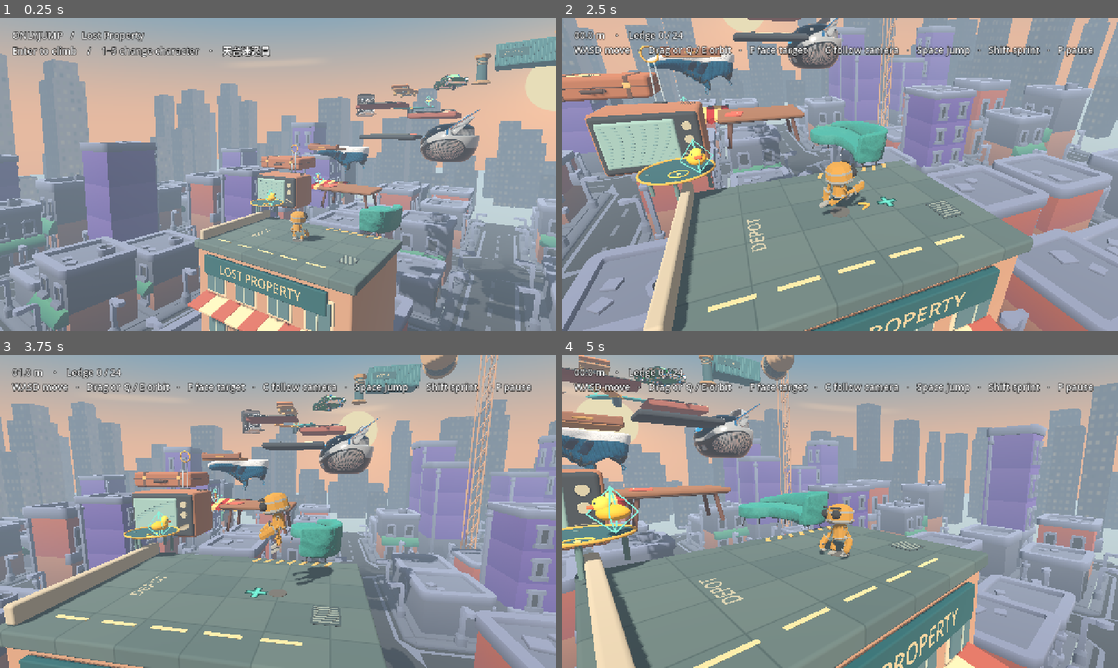
Above: before the commit, frames 1-4 (two rows, left to right).
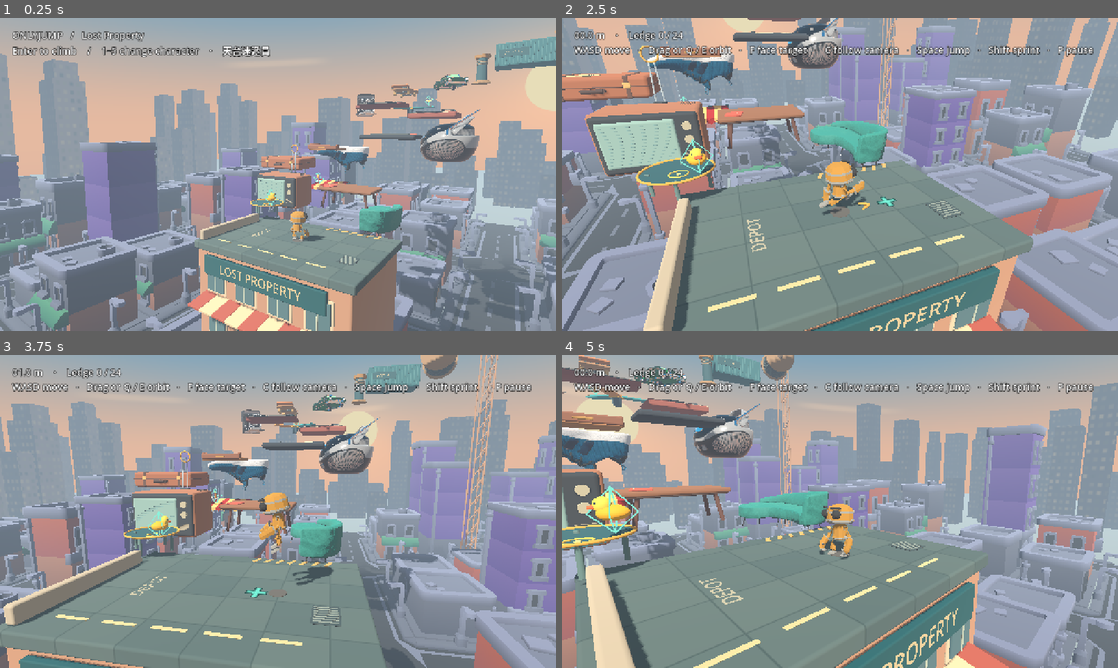
Above: after the commit, the same moments.

Repository: penny323mo/OnlyJump
Game: Godot game, scene res://game/summit.tscn
Two runs of this game, one before a commit and one after it. Both use one fixed random seed, a clock stepped at 60 frames per second and the inputs below.
Inputs (mouse positions are in pixels of both pictures, inside the frame that each line leads up to):
- Up to frame 1 (0.25 s): no input
- Up to frame 2 (2.5 s): tap Enter at 0.5, 2.1 s; move the mouse to (962, 158) at 0.52 s; hold D 0.53-1.25 s; hold Shift 0.53-1.25 s; click (962, 158) at 0.67 s; tap Space at 0.77 s; drag from (728, 190) to (812, 237) at 1.27 s; move the mouse to (895, 105) at 2.02 s; hold D from 2.03 s (still down); hold Shift from 2.03 s (still down)
- Up to frame 3 (3.75 s): release D at 2.75 s; release Shift at 2.75 s; drag from (250, 574) to (111, 464) at 2.77 s; tap Space at 3.5 s; move the mouse to (444, 558) at 3.52 s; hold A from 3.53 s (still down); hold Shift from 3.53 s (still down); tap 5 at 3.6 s
- Up to frame 4 (5 s): tap Space at 3.77 s; release A at 4.25 s; release Shift at 4.25 s; drag from (673, 464) to (756, 433) at 4.27 s

The runs differ from the first frame. In frame 1, less than 0.1% of the frame differs, in the area x 46-50%, y 58-65%; in frame 2, 0.2%; in frame 3, 0.1%; in frame 4, 0.2%, in the area x 0-12%, y 54-73%.

Commit message:
Let the trampoline and tilted spring compress under the climber

Diff:
--- a/game/ascent.gd
+++ b/game/ascent.gd
@@ -5,7 +5,7 @@
 const SKY_SHADER = preload("res://game/sky.gdshader")
 const CAMERA_REACH := 6.8
 const FULL_BODY_DISTANCE := 2.65
-const SOUNDS = [preload("res://audio/lift.wav"),preload("res://audio/land.wav"),preload("res://audio/summit.wav")]
+const SOUNDS = [preload("res://audio/lift.wav"),preload("res://audio/land.wav"),preload("res://audio/summit.wav"),preload("res://audio/spring.wav")]
 var art := Islands.new()
 var player := Climber.new()
 var camera := Camera3D.new()
@@ -268,9 +268,13 @@
 			elif key == KEY_R and phase == "paused":
 				start_run()
 
-func on_jump() -> void:
-	notice = ""
-	play_sound(0,1.05)
+func on_jump(from_spring: bool) -> void:
+	if from_spring:
+		notice="彈向"+art.stop_name(art.destination(ledge,false))
+		play_sound(3,.9 if ledge==Islands.Branches.BED else 1.12)
+	else:
+		notice=""
+		play_sound(0,1.05)
 
 func play_sound(id: int, pitch := 1.0) -> void:
 	if muted: return
@@ -295,7 +299,7 @@
 		Islands.Branches.POLE: notice="沿桿行到高端，再跳洗衣機"
 		Islands.Branches.LIFT: notice="搭到另一端，再跳晾衫架"
 		Islands.Branches.BOARD,Islands.Branches.DRAWER: notice="開始鬆脫，快跳！"
-		Islands.Branches.BED,Islands.Branches.COIL: notice="跳落細圈先會彈起"
+		Islands.Branches.BED,Islands.Branches.COIL: notice="" if player.spring_pad else "跳落細圈先會彈起"
 		Islands.Branches.SHEET: notice="被單接住咗你"
 		Islands.Branches.AWNING: notice="布篷接住咗你，跳返木茶几"
 	if index == Islands.ROUTE.size()-1:
@@ -546,7 +550,7 @@
 		if player.grab.active: message = "爬緊上去" if player.grab.climb_progress()>0 else "捉住邊沿"
 		var destination:="電視銅環" if aiming_at_aerial() else (art.stop_name(next) if next>=0 else "")
 		web.update(phase,height,best,art.stage(ledge),Islands.ROUTE.size()-1,sprint,elapsed,falls,player.jump_count,muted,mes …(299 unchanged characters)…
-		var show_pickups:=phase=="playing" and not player.grab.active and player.hook.time_left<=0 and not tracking_aerial()
+		var show_pickups:=phase=="playing" and not player.spring_pad and not player.grab.active and player.hook.time_left<=0 and not tracking_aerial()
 		var hint: Node3D=art.pickups.visible_hint(camera,player) if show_pickups else null
 		if hint:
 			var viewport_size:=get_viewport().get_visible_rect().size
--- a/game/branch_routes.gd
+++ b/game/branch_routes.gd
@@ -1,6 +1,7 @@
 extends RefCounted
 
 const Props = preload("res://game/props.gd")
+const SpringPad = preload("res://game/spring_pad.gd")
 const BED := 100
 const DRAWER := 101
 const POLE := 102
@@ -26,6 +27,7 @@
 const LIFT_END := Vector3(-8.20,18.20,-5.65)
 const DROP_AFTER := {DRAWER:1.6,BOARD:1.15}
 var bodies := {}
+var springs: Array[SpringPad] = []
 var timers := {}
 var clock := 0.0
 var fan_angle := 0.0
@@ -33,7 +35,9 @@
 func build(art: Props, main: Array) -> void:
 	for id: int in STOPS:
 		var b: StaticBody3D
-		if id in [FAN,LIFT]:
+		if id in [BED,COIL]:
+			b=SpringPad.new()
+		elif id in [FAN,LIFT]:
 			var lift := AnimatableBody3D.new()
 			lift.sync_to_physics=false
 			b=lift
@@ -46,9 +50,9 @@
 		b.position=STOPS[id][1]
 		match id:
 			BED,COIL:
-				b.set_meta("spring_target",main[STOPS[id][3]])
-				b.set_meta("spring_radius",.27 if id==BED else .215)
-				build_spring(art,b,id==BED)
+				var spring:=b as SpringPad
+				spring.build(art,main[STOPS[id][3]],id==BED)
+				springs.append(spring)
 			AWNING:
 				build_awning(art,b)
 			FAN:
@@ -149,49 +153,6 @@
 		art.tube(body,hinge,Vector3(x,-.055,DEPTH*.47),.034,"477777")
 		art.tube(body,hinge,Vector3(x,-.055,-DEPTH*.5),.034,"477777")
 
-func build_spring(art: Props, b: StaticBody3D, bed: bool) -> void:
-	var radius := .93 if bed else .52
-	var size: float = b.get_meta("spring_radius")
-	if bed:
-		# A shallow, dished membrane with a raised outer rim.
-		var cloth := SurfaceTool.new()
-		cloth.begin(Mesh.PRIMITIVE_TRIANGLES)
-		cloth.set_material(art.material("345f64"))
-		for i in 32:
-			var a:=Vector3(cos(i*TAU/32.),0,sin(i*TAU/32.))
-			var c:=Vector3(cos((i+1)*TAU/32.),0,sin((i+1)*TAU/32.))
-			for v: Vector3 in [Vector3.ZERO,a*size,c*size,a*size,a*radius+Vector3.UP*.14,c*radius+Vector3.UP*.14,a*size,c*radius+Vector3.UP*.14,c*size]:
-				cloth.set_normal(Vector3.UP)
-				cloth.add_vertex(v)
-		var mesh:=cloth.commit()
-		var skin:=MeshInstance3D.new()
-		skin.mesh=mesh
-		b.add_child(skin)
-		var hit:=CollisionShape3D.new()
-		hit.shape=mesh.create_trimesh_shape()
-		b.add_child(hit)
-		art.rim(b,Vector3.UP*.14,radius+.05,.073,"e9ac42")
-		for i in 4:
-			var d:=Vector3(cos(i*PI/2),0,sin(i*PI/2))*.75
-			art.tube(b,d+Vector3.UP*.11,d+Vector3.DOWN*.55,.055,"678782")
-	else:
-		# The crown is pitched; the bullseye is painted in its local plane.
-		b.rotation.x=deg_to_rad(-8)
-		var cap:=art.cone(b,Vector3.DOWN*.055,.11,radius,radius,"b4c8bf",32)
-		var cylinder:=CylinderShape3D.new()
-		cylinder.radius=radius
-		cylinder.height=.11
-		var hit:=CollisionShape3D.new()
-		hit.shape=cylinder
-		b.add_child(hit)
-		hit.position=cap.position
-		for i in 6:
-			var wire:=art.rim(b,Vector3.DOWN*(.18+i*.128),.35,.065,"c45b39")
-			wire.rotation.z=.095
-		art.box(b,Vector3.DOWN*.96,Vector3(.95,.16,.95),"5a6d6c")
-	art.rim(b,Vector3.UP*.012,size,.043,"ffc553")
-	art.cone(b,Vector3.UP*.012,.018,.063,.063,"fcdf87",16)
-
 func target(id: int) -> Vector3:
 	var body: StaticBody3D=bodies[id]
 	if id==FAN:
@@ -208,6 +169,7 @@
 	return body.position
 
 func reset() -> void:
+	for spring in springs: spring.reset()
 	clock=0
 	fan_angle=0
 	bodies[FAN].rotation.y=0
@@ -224,6 +186,7 @@
 	if DROP_AFTER.has(id) and not timers.has(id): timers[id]=0.
 
 func advance(delta: float) -> void:
+	for spring in springs: spring.advance(delta)
 	fan_angle=fmod(fan_angle+delta*.50,TAU)
 	bodies[FAN].rotation.y=fan_angle
 	clock=fmod(clock+delta,8.)
--- a/game/climber.gd
+++ b/game/climber.gd
@@ -1,5 +1,6 @@
 extends CharacterBody3D
 
+const SpringPad = preload("res://game/spring_pad.gd")
 const COURIER = preload("res://assets/character/courier.glb")
 const WALK_SPEED := 3.65
 const RUN_SPEED := 6.45
@@ -20,7 +21,7 @@
 var standing_platform: Node3D
 var local_foot := Vector3.ZERO
 var platform_yaw := 0.0
-var spring_impulse := Vector3.ZERO
+var spring_pad: SpringPad
 var ability := ""
 var ability_time := 0.0
 var jet_armed := false
@@ -49,7 +50,7 @@
 var foot_shadow: MeshInstance3D
 var heading := Node3D.new()
 signal landed(ledge: int)
-signal jumped()
+signal jumped(from_spring: bool)
 
 func build(art) -> void:
 	hook.build(art)
@@ -105,7 +106,7 @@
 	jump_count = 0
 	grounded_ledge = -1
 	standing_platform = null
-	spring_impulse = Vector3.ZERO
+	spring_pad = null
 	stop_stunt()
 	equip("")
 
@@ -120,6 +121,7 @@
 	flames.hide()
 
 func request_jump(move: Vector2) -> void:
+	if spring_pad: return
 	if grab.active:
 		grab.pull_up()
 		return
@@ -166,13 +168,15 @@
 		if not grab.active: end_grab_pose()
 		return
 	var on_floor_before := is_on_floor()
+	if spring_pad and (not on_floor_before or grounded_ledge!=spring_pad.get_meta("ledge")):
+		spring_pad=null
 	if on_floor_before:
 		grace = COYOTE_TIME
 		extra_jump = true
 	else: grace = maxf(0,grace-delta)
 	var horizontal := Vector2(velocity.x,velocity.z)
 	if move.length_squared() > .016: aim = move.normalized()
-	var boosted := not spring_impulse.is_zero_approx()
+	var boosted := spring_pad!=null and not spring_pad.loading
 	var air_jump := ability=="double" and extra_jump and not on_floor_before and grace<=0
 	if ability=="hook" and jump_buffer>0 and not on_floor_before and grace<=0:
 		jump_buffer=0
@@ -191,8 +195,11 @@
 		grab.available=false
 		grace=0
 		jump_count+=1
-		jumped.emit()
-	if pulling:
+		jumped.emit(false)
+	if spring_pad and spring_pad.loading:
+		horizontal=Vector2.ZERO
+		velocity.y=-.5
+	elif pulling:
 		var pulled:=hook.pull(self,delta)
 		velocity.y=minf(pulled.y-GRAVITY*delta,JUMP_SPEED)
 		horizontal=Vector2(pulled.x,pulled.z)
@@ -200,7 +207,7 @@
 		var toward:=hook.anchor.global_position-global_position
 		aim=Vector2(toward.x,toward.z).normalized()
 	elif ability=="jet" and not jet_armed:
-		spring_impulse=Vector3.ZERO
+		spring_pad=null
 		var lift:=clampf((jet_ceiling-global_position.y)*2.8,0.,2.45)
 		velocity.y=move_toward(velocity.y,lift,delta*19)
 		horizontal=horizontal.move_toward(move*3.05,delta*9)
@@ -214,9 +221,9 @@
 		jump_buffer = 0
 		grace = 0
 		if boosted:
-			horizontal = Vector2(spring_impulse.x,spring_impulse.z)
-			velocity.y = spring_impulse.y-.5*GRAVITY*delta
-			spring_impulse = Vector3.ZERO
+			horizontal = Vector2(spring_pad.impulse.x,spring_pad.impulse.z)
+			velocity.y = spring_pad.impulse.y-.5*GRAVITY*delta
+			spring_pad = null
 		else:
 			var push := tap_direction if move.is_zero_approx() else move
 			horizontal = launch_horizontal(horizontal,push)
@@ -224,7 +231,7 @@
 		air_speed = horizontal.length()
 		grab.available = true
 		jump_count += 1
-		jumped.emit()
+		jumped.emit(boosted)
 	elif on_floor_before:
 		var target := move*(RUN_SPEED if running else WALK_SPEED)
 		if move.is_zero_approx():
@@ -267,8 +274,11 @@
 			var index := int(body.get_meta("ledge"))
 			if index != grounded_ledge or not on_floor_before:
 				grounded_ledge = index
-				if not on_floor_before and falling_speed<-.7 and body.has_meta("spring_target"):
-					prime_spring(body)
+				if not on_floor_before and falling_speed<-.7 and body is SpringPad:
+					var incoming:=Vector3(horizontal.x,falling_speed,horizontal.y)
+					if body.start_stroke(global_position,incoming,GRAVITY):
+						spring_pad=body
+						jump_buffer=0.
 				landed.emit(index)
 			break
 	elif falling_speed<-.2 and falling_speed> -8.5 and grab.try_catch(self,reach,grounded_ledge,FOOT_RADIUS):
@@ -299,14 +309,6 @@
 	stunt_time=0
 	stunt_pivot.basis=Basis.IDENTITY
 
-func prime_spring(body: Node3D) -> void:
-	var foot := body.to_local(global_position)
-	if Vector2(foot.x,foot.z).length() > float(body.get_meta("spring_radius")): return
-	var offset: Vector3 = body.get_meta("spring_target")-global_position
-	var rise_speed := 9.3
-	var flight := (rise_speed+sqrt(maxf(0,rise_speed*rise_speed-2*GRAVITY*offset.y)))/GRAVITY
-	spring_impulse = Vector3(offset.x/flight,rise_speed,offset.z/flight)
-
 func end_grab_pose() -> void:
 	if animations and (grab.active or not animations.is_playing()):
 		model.rotation.x=0
@@ -347,10 +349,17 @@
 
 func animate(delta: float, move: Vector2, running: bool) -> void:
 	model.rotation.y = lerp_angle(model.rotation.y,atan2(-aim.x,-aim.y),minf(1,delta*18))
-	if not is_on_floor(): set_pose("Jump")
+	if spring_pad:
+		# Both feet stay planted through the crouch in the standing-up clip.
+		if pose!="Standing":
+			pose="Standing"
+			animations.play(pose,0.)
+			animations.pause()
+		animations.seek((1.-spring_pad.load_fraction())*.32,true)
+	elif not is_on_floor(): set_pose("Jump")
 	elif move.length_squared()>.016: set_pose("Running" if running else "Walking")
 	else: set_pose("Idle")
-	heading.visible = is_on_floor() and move.length_squared()>.016
+	heading.visible = not spring_pad and is_on_floor() and move.length_squared()>.016
 	heading.position = position+Vector3.UP*.055
 	heading.rotation.y = atan2(-aim.x,-aim.y)
 	var hit := ground_at(global_position,10)
--- a/game/islands.gd
+++ b/game/islands.gd
@@ -158,8 +158,8 @@
 			box(b,p,Vector3(1.16,1.38,.08),"e1c7a2")
 			box(b,p+Vector3.BACK*.06,Vector3(.97,1.18,.08),"55777c")
 			box(b,p+Vector3.BACK*.12,Vector3(.05,1.15,.03),"b9c2ac")
-	# Keep the roof edge facing the first jump clear.
-	solid(b,Vector3(-3.53,.22,0),Vector3(.25,.44,4.97),"c3b59b")
+	# End the parapet before the trampoline frame, clear of the sagging fabric.
+	solid(b,Vector3(-3.53,.22,.5),Vector3(.25,.44,3.97),"c3b59b")
 	for i in 9:
 		box(b,Vector3((i-4)*.72,-2.41,3.0),Vector3(.73,.13,1.20),"b95843" if i%2==0 else "e5cd9f").rotation.x=.20
 	box(b,Vector3(-.11,-.93,2.66),Vector3(5.90,.85,.18),"245d61")
--- a/game/landing_guide.gd
+++ b/game/landing_guide.gd
@@ -20,7 +20,7 @@
 # jumps, so the top of a narrow beam can support part of the player's sole.
 func refresh(player: Climber, move: Vector2, tick: float) -> void:
 	hide()
-	if player.ability=="glide" or player.ability=="jet" or player.hook.time_left>0: return
+	if player.spring_pad or player.ability=="glide" or player.ability=="jet" or player.hook.time_left>0: return
 	var grounded := player.is_on_floor()
 	if grounded and move.is_zero_approx(): return
 	var at := player.global_transform
--- /dev/null
+++ b/game/spring_pad.gd
@@ -0,0 +1,153 @@
+extends StaticBody3D
+
+const Props = preload("res://game/props.gd")
+const SINK_TIME := .13
+const RELEASE_TIME := .21
+const MAX_STROKE := .27
+const RIM_HEIGHT := .14
+const CLOTH_STEPS := 20
+const COIL_HEIGHT := .77
+
+var loading := false
+var impulse := Vector3.ZERO
+var trigger_radius: float
+var destination: Vector3
+var elapsed := 0.
+var stroke := 0.
+var plate := Node3D.new()
+var hit := CollisionShape3D.new()
+var flex := MeshInstance3D.new()
+var cloth_shapes: Array[ConcavePolygonShape3D] = []
+
+func build(art: Props, target: Vector3, bed: bool) -> void:
+	destination=target
+	trigger_radius=.27 if bed else .215
+	add_child(plate)
+	add_child(hit)
+	add_child(flex)
+	if bed: build_bed(art)
+	else: build_coil(art)
+	art.rim(plate,Vector3.UP*.012,trigger_radius,.043,"ffc553")
+	art.cone(plate,Vector3.UP*.012,.018,.063,.063,"fcdf87",16)
+	set_depth(0.)
+
+func build_bed(art: Props) -> void:
+	var cloth:=SurfaceTool.new()
+	cloth.begin(Mesh.PRIMITIVE_TRIANGLES)
+	cloth.set_material(art.material("345f64"))
+	for i in 32:
+		var a:=Vector3(cos(i*TAU/32.),0,sin(i*TAU/32.))
+		var b:=Vector3(cos((i+1)*TAU/32.),0,sin((i+1)*TAU/32.))
+		var inner:=a*.58
+		var next:=b*.58
+		var rim:=a*.93+Vector3.UP*RIM_HEIGHT
+		var rim_next:=b*.93+Vector3.UP*RIM_HEIGHT
+		for vertex: Vector3 in [Vector3.ZERO,inner,next,inner,rim,rim_next,inner,rim_next,next]:
+			cloth.set_normal(Vector3.UP)
+			cloth.add_vertex(vertex)
+	flex.mesh=cloth.commit()
+	# Precompute the collision poses once. The visible fabric uses the same
+	# depth, with its outer seam pinned to the frame through the whole stroke.
+	for step in CLOTH_STEPS+1:
+		var depth:=MAX_STROKE*step/CLOTH_STEPS
+		var faces:=flex.mesh.get_faces()
+		for i in faces.size():
+			faces[i].y-=depth*(1.-faces[i].y/RIM_HEIGHT)
+		var shape:=ConcavePolygonShape3D.new()
+		shape.set_faces(faces)
+		cloth_shapes.append(shape)
+	art.rim(self,Vector3.UP*RIM_HEIGHT,.98,.073,"e9ac42")
+	for i in 4:
+		var leg:=Vector3(cos(i*PI/2),0,sin(i*PI/2))*.75
+		art.tube(self,leg+Vector3.UP*.11,leg+Vector3.DOWN*.55,.055,"678782")
+
+func build_coil(art: Props) -> void:
+	var forward:=global_position.direction_to(destination).slide(Vector3.UP).normalized()
+	quaternion=Quaternion(Vector3.UP,(Vector3.UP+forward*tan(deg_to_rad(10))).normalized())
+	art.cone(plate,Vector3.DOWN*.055,.11,.52,.52,"b4c8bf",32)
+	var cap:=CylinderShape3D.new()
+	cap.radius=.52
+	cap.height=.11
+	hit.shape=cap
+	art.box(self,Vector3.DOWN*.95,Vector3(.95,.16,.95),"5a6d6c")
+	# One wound steel rod, fixed to the base at the bottom.
+	var wire:=SurfaceTool.new()
+	wire.begin(Mesh.PRIMITIVE_TRIANGLES)
+	wire.set_material(art.material("c45b39"))
+	const SEGMENTS := 88
+	const SIDES := 8
+	var previous:=PackedVector3Array()
+	for i in SEGMENTS+1:
+		var t:=float(i)/SEGMENTS
+		var angle:=t*5.5*TAU
+		var radial:=Vector3(cos(angle),0,sin(angle))
+		var center:=radial*.35+Vector3.UP*(COIL_HEIGHT*t)
+		var tangent:=Vector3(-sin(angle),COIL_HEIGHT/(5.5*TAU*.35),cos(angle)).normalized()
+		var up:=tangent.cross(radial)
+		var ring:=PackedVector3Array()
+		for side in SIDES:
+			var phi:=TAU*side/SIDES
+			ring.append(center+.042*(radial*cos(phi)+up*sin(phi)))
+		if not previous.is_empty():
+			for side in SIDES:
+				var next:=(side+1)%SIDES
+				for v: Vector3 in [previous[side],ring[side],ring[next],previous[side],ring[next],previous[next]]:
+					wire.add_vertex(v)
+		previous=ring
+	wire.generate_normals()
+	wire.index()
+	flex.mesh=wire.commit()
+	flex.position.y=-.87
+
+func start_stroke(foot: Vector3, incoming: Vector3, gravity: float) -> bool:
+	var local:=to_local(foot)
+	if loading or Vector2(local.x,local.z).length()>trigger_radius: return false
+	var impact:=-incoming.dot(global_basis.y)
+	if impact<.7: return false
+	stroke=clampf(.12+.018*impact,.13,MAX_STROKE)
+	# A preloaded launcher has a fixed heading. A harder landing gives a
+	# little more lift, and some of the approach momentum survives takeoff.
+	var offset:=destination-global_position
+	var launch_speed:=9.3
+	var flight:=(launch_speed+sqrt(launch_speed*launch_speed-2.*gravity*offset.y))/gravity
+	var strength:=clampf(.96+.009*impact,.97,1.04)
+	impulse=Vector3(offset.x/flight,launch_speed,offset.z/flight)*strength
+	impulse+=incoming.slide(Vector3.UP).limit_length(5.)*.10
+	elapsed=0.
+	loading=true
+	return true
+
+func advance(delta: float) -> void:
+	if not loading: return
+	elapsed+=delta
+	if elapsed>=RELEASE_TIME:
+		# Let the character solve the restored surface before firing. On a
+		# pitched cap, overlap recovery can otherwise register a second floor.
+		if is_zero_approx(plate.position.y): loading=false
+		else: set_depth(0.)
+	elif elapsed<SINK_TIME:
+		set_depth(stroke*sin(.5*PI*elapsed/SINK_TIME))
+	else:
+		set_depth(stroke*cos(.5*PI*(elapsed-SINK_TIME)/(RELEASE_TIME-SINK_TIME)))
+
+func reset() -> void:
+	loading=false
+	elapsed=0.
+	stroke=0.
+	impulse=Vector3.ZERO
+	set_depth(0.)
+
+func load_fraction() -> float:
+	return clampf(-plate.position.y/stroke,0.,1.) if stroke>0. else 0.
+
+func set_depth(depth: float) -> void:
+	if cloth_shapes.is_empty():
+		hit.position.y=-.055-depth
+		flex.scale.y=1.-depth/COIL_HEIGHT
+	else:
+		var step:=roundi(depth/MAX_STROKE*CLOTH_STEPS)
+		depth=MAX_STROKE*step/CLOTH_STEPS
+		hit.shape=cloth_shapes[step]
+		flex.position.y=-depth
+		flex.scale.y=1.+depth/RIM_HEIGHT
+	plate.position.y=-depth
--- a/tests/branches.gd
+++ b/tests/branches.gd
@@ -10,13 +10,58 @@
 func ride_bounce(destination: int) -> bool:
 	game.web_command(["stick",0,0])
 	game.web_command(["sprint",false])
-	await frames(2)
-	if not check(game.player.velocity.y>8.5,"centre triggers a spring"): return false
+	var player:=game.player
+	var contact_height:=player.position.y
+	var bottom:=contact_height
+	var jumps:=player.jump_count
+	for tick in 20:
+		await frames(1)
+		if player.velocity.y>8.5: break
+		bottom=minf(bottom,player.position.y)
+		var surface:=player.ground_at(player.position,.4)
+		if not check(player.is_on_floor() and not surface.is_empty() and absf(surface.position.y-player.position.y)<.10,"feet follow the compressing surface"):return false
+		if tick==4:
+			game.toggle_pause()
+			var foot:=player.position
+			await frames(20)
+			if not check(foot.is_equal_approx(player.position),"pause during spring compression"):return false
+			game.toggle_pause()
+			game.web_command(["jump"])
+	if not check(contact_height-bottom>.10 and player.velocity.y>8.5 and player.jump_count==jumps+1,"spring loads and releases once"):return false
 	for tick in 100:
 		await frames(1)
 		if game.player.is_on_floor():
 			return check(game.ledge==destination,"spring destination "+str(destination))
 	return check(false,"spring failed to land")
+
+func check_spring_impacts() -> bool:
+	var pad:=game.art.branches.bodies[B.BED] as B.SpringPad
+	var player:=game.player
+	var depths: Array[float]=[]
+	var speeds: Array[float]=[]
+	for height: float in [.35,3.,5.]:
+		game.start_run()
+		player.reset_at(pad.global_position+Vector3.UP*height)
+		var depth:=0.
+		for tick in 120:
+			await frames(1)
+			depth=maxf(depth,-pad.plate.position.y)
+			if player.jump_count>0:break
+		if not check(not player.is_on_floor() and player.jump_count==1 and player.velocity.y>8.5,"drop triggers one spring launch"):return false
+		depths.append(depth)
+		speeds.append(player.velocity.y)
+	if not check(depths[1]>depths[0]+.05 and speeds[1]>speeds[0]+.2,"a harder landing compresses further and launches faster"):return false
+	if not check(is_equal_approx(depths[1],depths[2]) and is_equal_approx(speeds[1],speeds[2]),"hard drops reach the same limit"):return false
+	print("spring drops from 0.35/3/5 m: depths ",depths," m, lift ",speeds," m/s")
+	game.start_run()
+	player.reset_at(pad.global_position+Vector3.UP)
+	for tick in 90:
+		await frames(1)
+		if pad.load_fraction()>.5:break
+	if not check(pad.loading and pad.load_fraction()>.5,"restart fixture is under load"):return false
+	game.start_run()
+	await frames(50)
+	return check(not pad.loading and is_zero_approx(pad.plate.position.y) and player.is_on_floor() and game.ledge==0 and player.jump_count==0,"restart clears a loaded spring")
 
 func approach_pickup(id: String) -> bool:
 	for tick in 80:
@@ -120,6 +165,7 @@
 	game.best=100
 	game.muted=true
 	game.follow_camera=false
+	if not await check_spring_impacts():return
 	for id: String in game.player.costumes.NAMES:
 		game.player.costumes.select(id)
 		if not check(game.player.costumes.key==id,"select "+id):return
@@ -143,7 +189,7 @@
 	# Off-centre landings support the player; adjust on the bed and jump again.
 	if not await leap(B.BED,Vector3(.55,0,.03),false):return
 	await frames(12)
-	if not check(game.player.is_on_floor() and game.player.spring_impulse.is_zero_approx(),"off-centre bed supports player"):return
+	if not check(game.player.is_on_floor() and game.player.spring_pad==null,"off-centre bed supports player"):return
 	if not check(game.player.ability=="double" and game.art.pickups.count==1,"land beside duck to collect once"):return
 	if not await check_double_jump():return
 	await start_on(0)
Not shown, added: audio/spring.wav.import
Not shown, added: game/spring_pad.gd.uid
Not shown, added: audio/spring.wav
